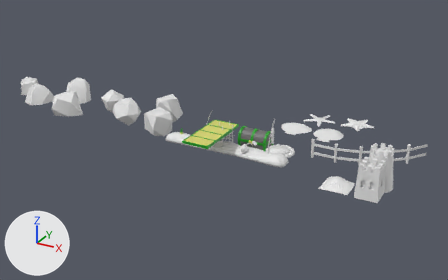
The FBX model Assets/World/objects.fbx as it was, and as the next commit left it.
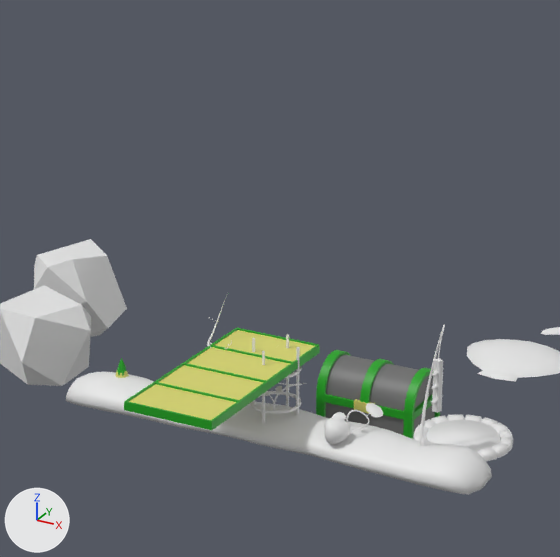
Old and new are each drawn whole from a 50 mm lens placed at (18.6, -39.0, 18.6), pointed at (-3.4, 1.0, -1.4) and again close up on the part from 33% to 69% of the width and 9% to 66% of the height. Lighting does not change. The marker at lower left points along +X, +Y and +Z. The first two pictures are the older version. Where no turn or scale is listed for an object, it has been applied to the vertices.

In view in the first close-up: 'Chest Bot', 'Chest Top', 'Farm Box', 'Rock.001', 'Rock.002', 'Shell.001', 'Starflute', 'Starflute Stem', 'Vine Rack', 'farm', 'plate' and 9 more.
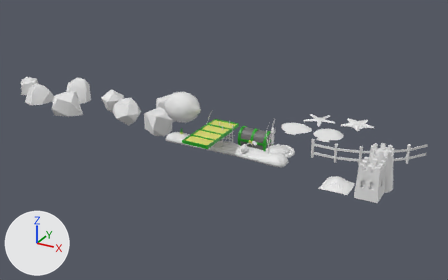
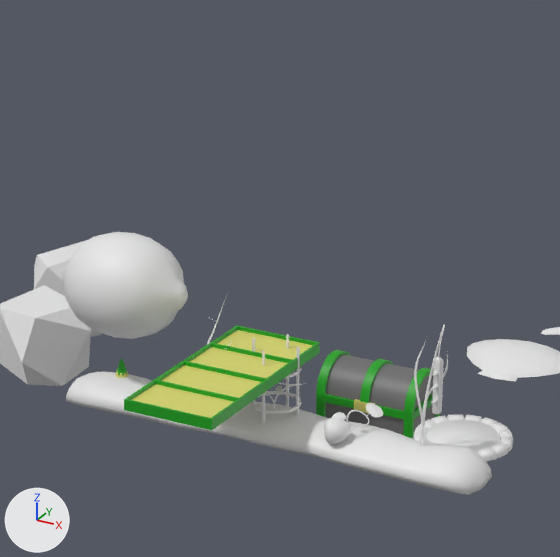
Location of each change, (x1, y1, x2, y2) in pixels of the close-ups (560 x 557 px):
'Farm Box', reshaped: before (124, 328, 320, 430); after (124, 325, 320, 430)
'Lenom', added: after (62, 232, 188, 339)
'Starflute Stem', reshaped (35% wider): before (420, 324, 445, 446); after (414, 324, 448, 446)
'Starflute', moved: before (432, 358, 443, 413); after (432, 357, 444, 414)
part 2 of me_béziercurve_005, added: after (414, 341, 426, 422)
part 3 of me_béziercurve_005, added: after (428, 355, 448, 397)
'Rock.002', unchanged, covered by the edit: before (34, 239, 127, 337); after (34, 240, 102, 337)

The change, as a list of edits to the scene's bpy script:
```text
Change me_plane_003:
    used by ob_farm_box; location = (-1.62, -4.13, 1.54)
    remove me_plane_003.from_pydata(...)  # 64 vertices, 58 faces; spans x -1.0..1.0, y -2.24..2.24, z -0.16..0.03
    add me_plane_003.from_pydata(...)  # 64 vertices, 58 faces; spans x -1.0..1.0, y -2.24..2.24, z -0.16..0.08
    me_plane_003 part 1: all 38 vertices in x -1.0..1.0, y -2.24..2.24, z 0.03 are moved by (0.0, 0.0, 0.05)
Change me_béziercurve_005:
    used by ob_starflute_stem; location = (2.22, -2.84, 0.39)
    remove me_béziercurve_005.from_pydata(...)  # 444 vertices, 432 faces; spans x -0.04..0.38, y -0.07..0.3, z -0.18..2.54
    add me_béziercurve_005.from_pydata(...)  # 1044 vertices, 1008 faces; spans x -0.29..0.42, y -0.07..0.3, z -0.18..2.54
    me_béziercurve_005 part 2: a new loose piece of 300 vertices spanning x -0.29..0.03, y -0.05..0.28, z 0.32..2.17
    me_béziercurve_005 part 3: a new loose piece of 300 vertices spanning x 0.0..0.42, y 0.05..0.25, z 0.86..1.94
Add me_cube_014_1:
    me_cube_014_1.from_pydata(...)  # 162 vertices, 160 faces; spans x -1.51..1.51, y -1.13..1.13, z -1.13..1.13
Change ob_starflute:
    ob_starflute.location: (2.53, -2.87, 1.54) -> (2.54, -2.87, 1.54)
Add ob_lenom:
    ob_lenom = bpy.data.objects.new('Lenom', me_cube_014_1)
    ob_lenom.location = (-4.83, -2.84, 2.44)
```
